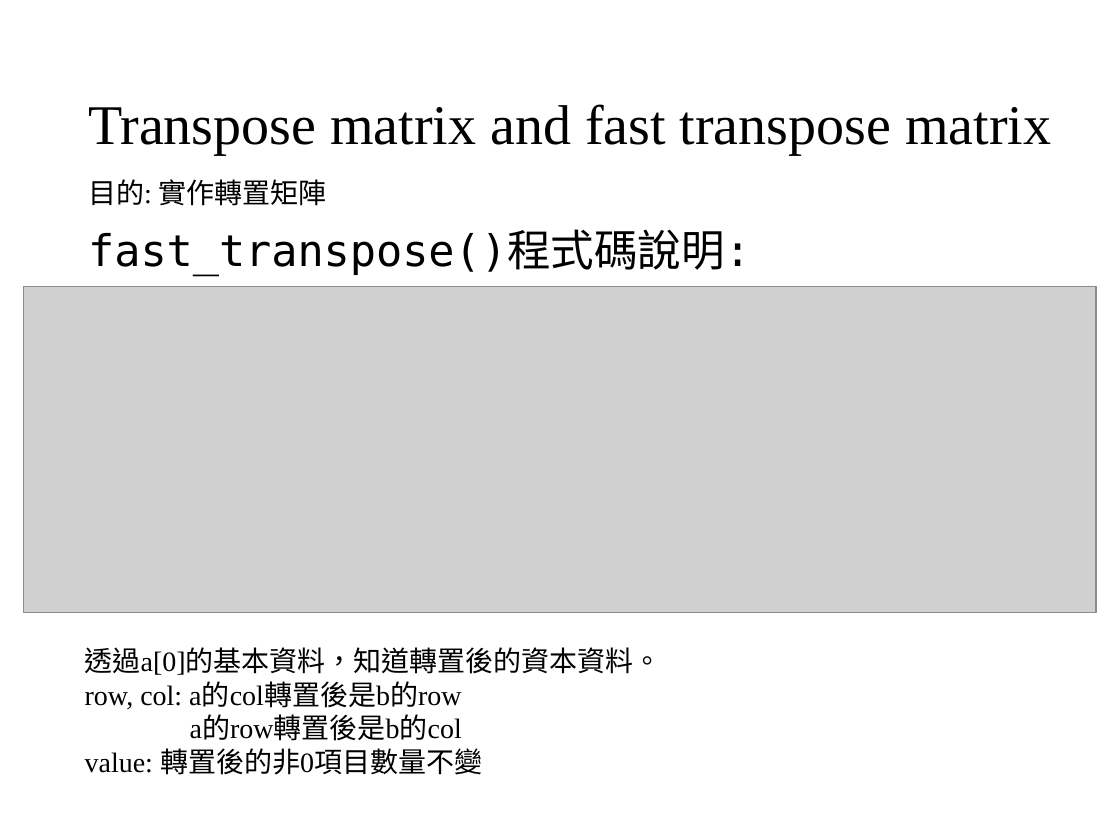
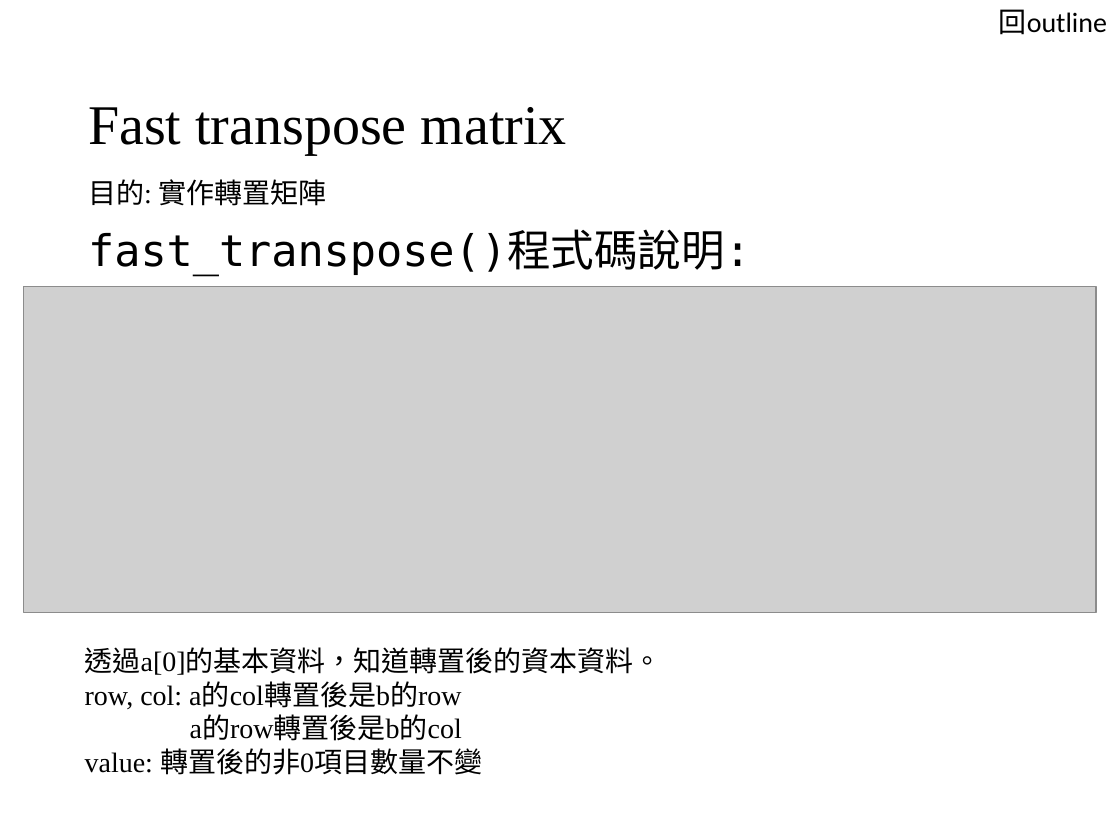
Before and after one commit to wangruxing/DataStructure, a slide deck: slide 46 of Chapter 2 Arrays & Structures/Chapter 2.pptx. Drawn at 1120x840 pixels with LibreOffice and Linux fonts; fonts in the diff are those of the drawing; grey boxes stand for pictures. Boxes give left, top, right and bottom in pixels: in the first picture for what was removed or moved away, otherwise in the second. Text is boxed around its words. In the diff, an @@ line names an element or a change of style, - is before the commit and + after.

Commit message:
complet Ch2
1. code: add "output of step by step"
2. Split Transpose matrix and fast transpose matrix into Transpose matrix(2-4.c) and fast transpose matrix(2-5.c)
3. 6.	Sparse Matrix Multiplication(2-6.c)
4. complete all of Ch2, include code, README, PPT, index(word).

```diff
--- a/Chapter 2 Arrays & Structures/Chapter 2.pptx
+++ b/Chapter 2 Arrays & Structures/Chapter 2.pptx
@@ text added at box(999, 9, 1107, 35), 18 pt, text #000000 @@
+回outline
@@ title at box(88, 107, 567, 154): text changed @@
-Transpose matrix and fast transpose matrix
+Fast transpose matrix
```
Also in this commit, not shown: 48 other slides changed, 26 slides added, 2 slides removed, 8 other files.
